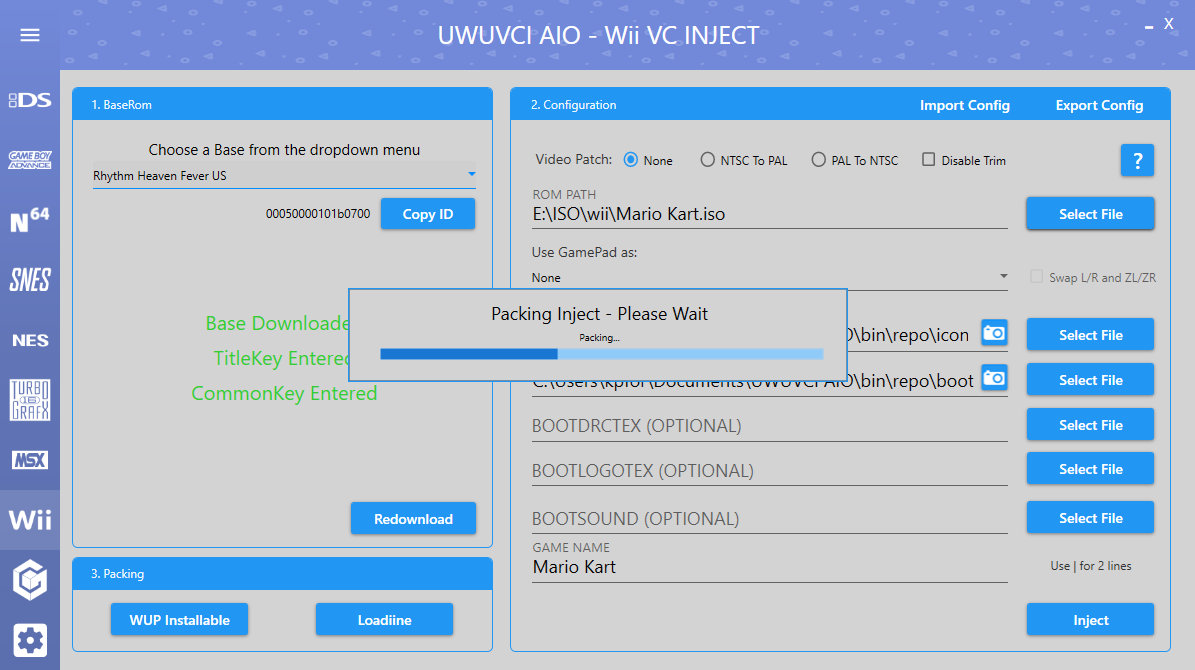
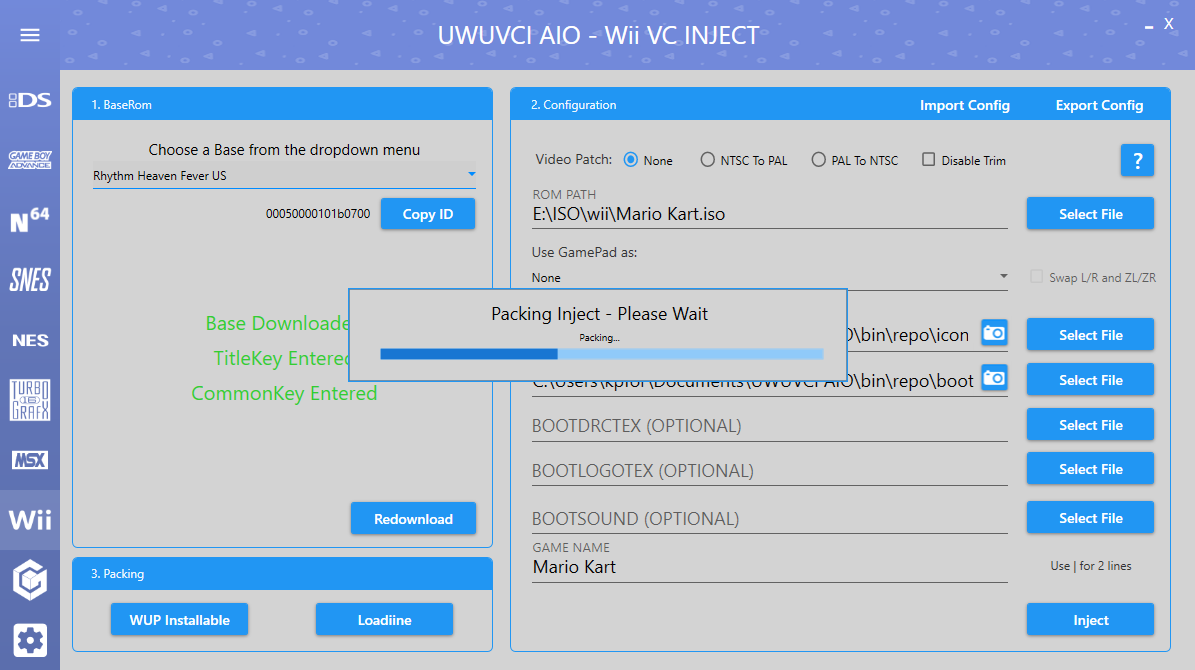
Layer changes from the first 1195 × 670 image to the second:
painted on "Step 10a" over [1024, 195, 1157, 233]
hid "Step 10", painted on it over [1024, 195, 1157, 233]
hid "Step 9", painted on it over [1024, 195, 1157, 233]
hid "Step 8", painted on it over [1024, 195, 1157, 233]
hid "Step 7" over [1024, 195, 1157, 233]
hid "Step 6" over [1024, 195, 1157, 233]
hid "Step 5a" over [1024, 195, 1157, 233]
hid "Step 5" over [1024, 195, 1157, 233]
hid "Step 4" over [1024, 195, 1157, 233]
hid "Step 3" over [1024, 195, 1157, 233]
hid "Step 2" over [1024, 195, 1157, 233]
hid "Step 1" over [1024, 195, 1157, 233]
